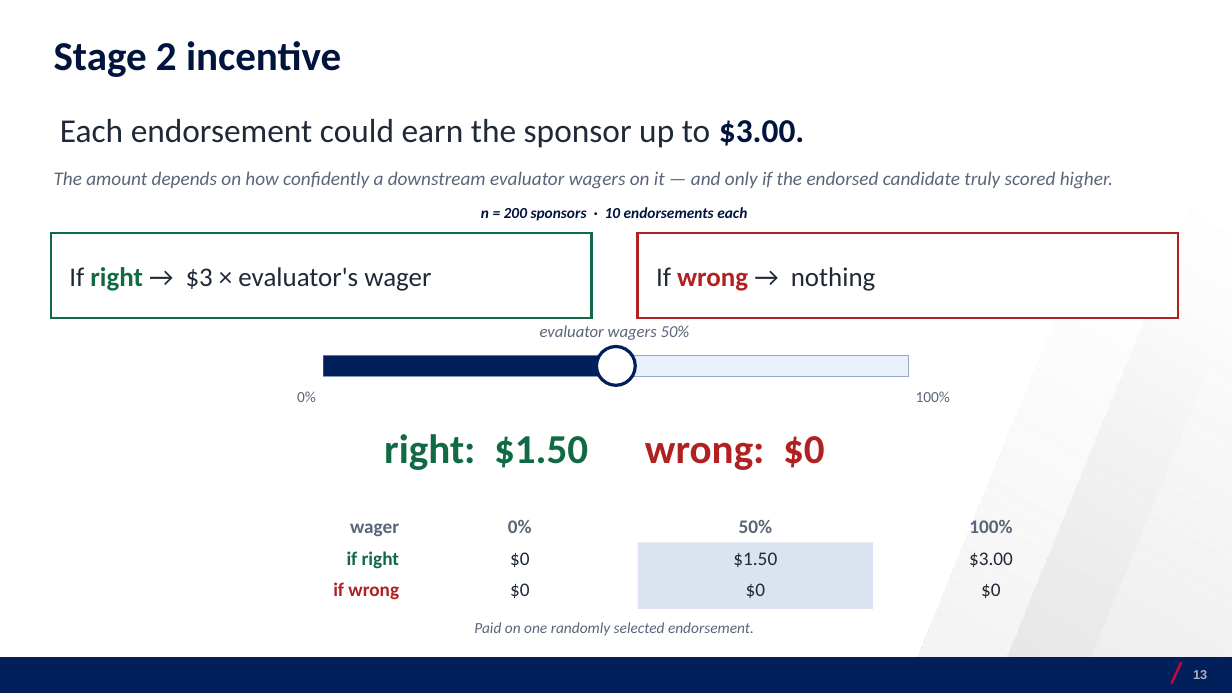
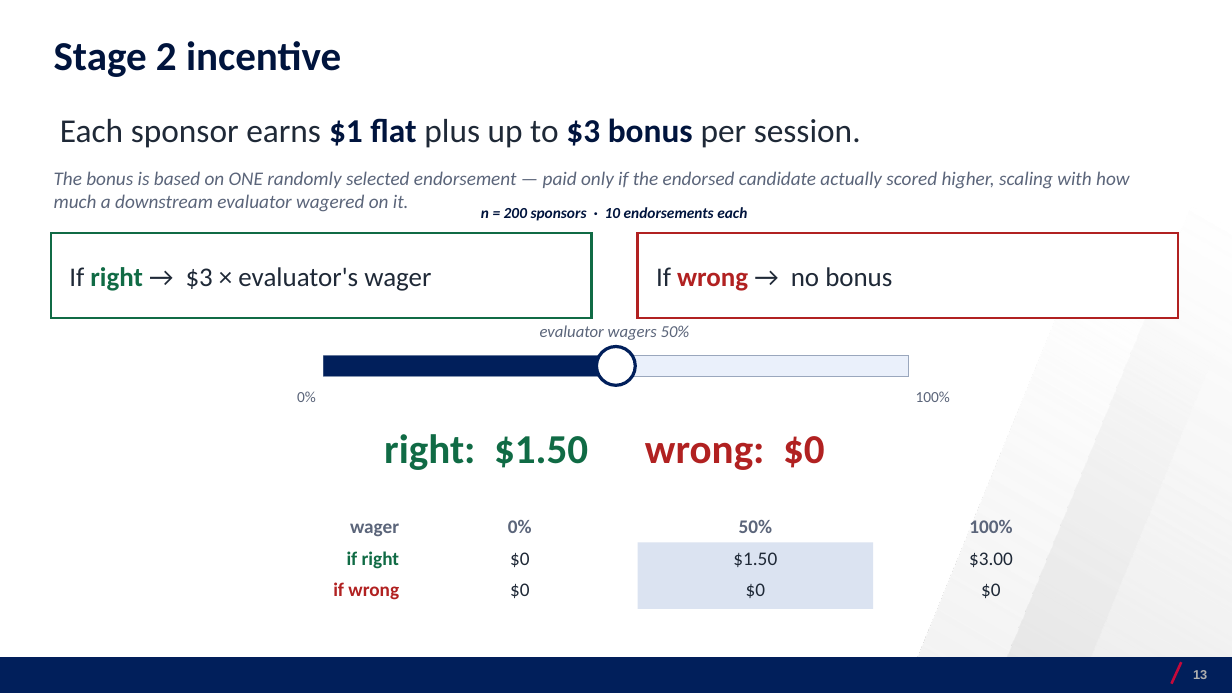
Before and after one commit to josecerv/sponsorship-network, a slide deck: slide 13 of docs/UChicago-0410.pptx. Drawn at 1232x693 pixels with LibreOffice and Linux fonts; fonts in the diff are those of the drawing; background and template pictures are left out. Boxes give left, top, right and bottom in pixels: in the first picture for what was removed or moved away, otherwise in the second. Text is boxed around its words. In the diff, an @@ line names an element or a change of style, - is before the commit and + after.

```diff
--- a/docs/UChicago-0410.pptx
+++ b/docs/UChicago-0410.pptx
@@ text at [60, 118, 861, 148]: text changed @@
-Each endorsement could earn the sponsor up to $3.00.
+Each sponsor earns $1 flat plus up to $3 bonus per session.
@@ text at [54, 171, 1129, 212]: text changed @@
-The amount depends on how confidently a downstream evaluator wagers on it — and only if the endorsed candidate truly scored higher.
+The bonus is based on ONE randomly selected endorsement — paid only if the endorsed candidate actually scored higher, scaling with how much a downstream evaluator wagered on it.
@@ text in rectangle at [656, 267, 892, 291]: text changed @@
-If wrong → nothing
+If wrong → no bonus
@@ text removed at [474, 622, 754, 636] @@
-Paid on one randomly selected endorsement.
```
Also in this commit, not shown: 4 other slides changed, 14 slides added, 19 other files.
